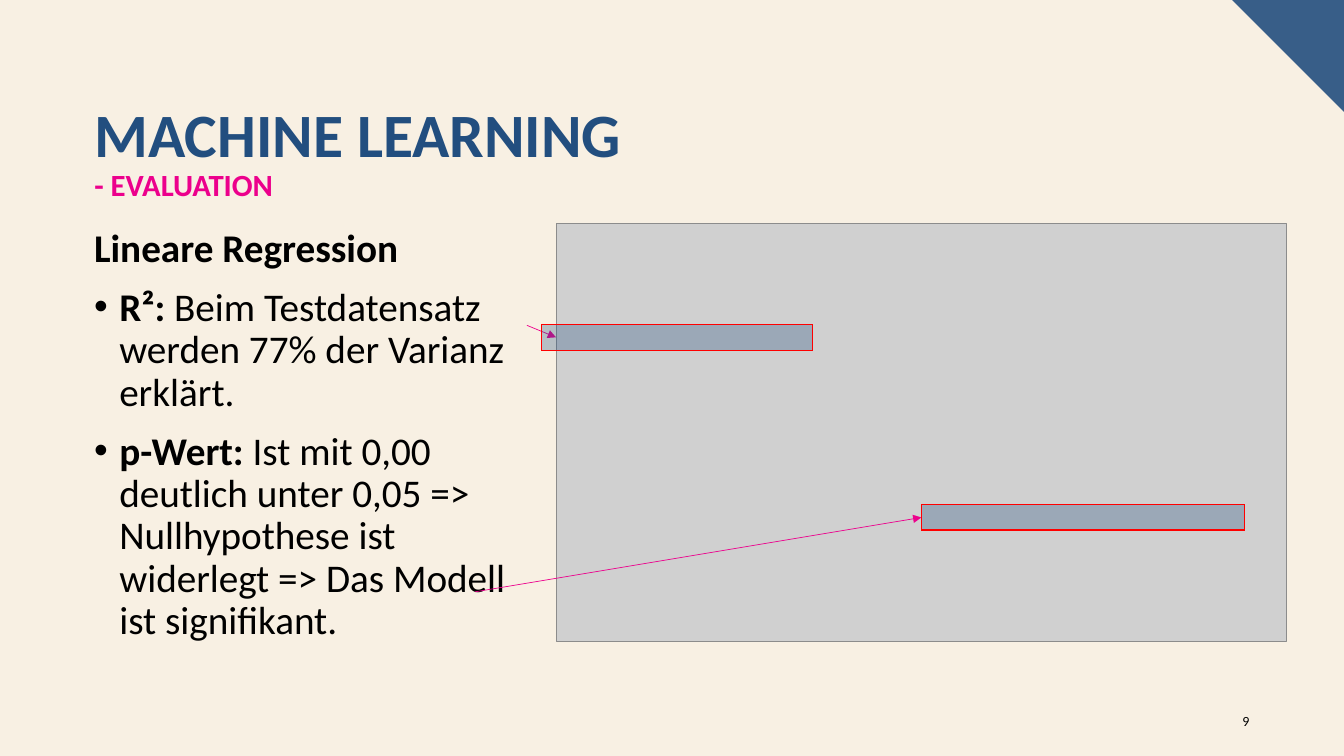
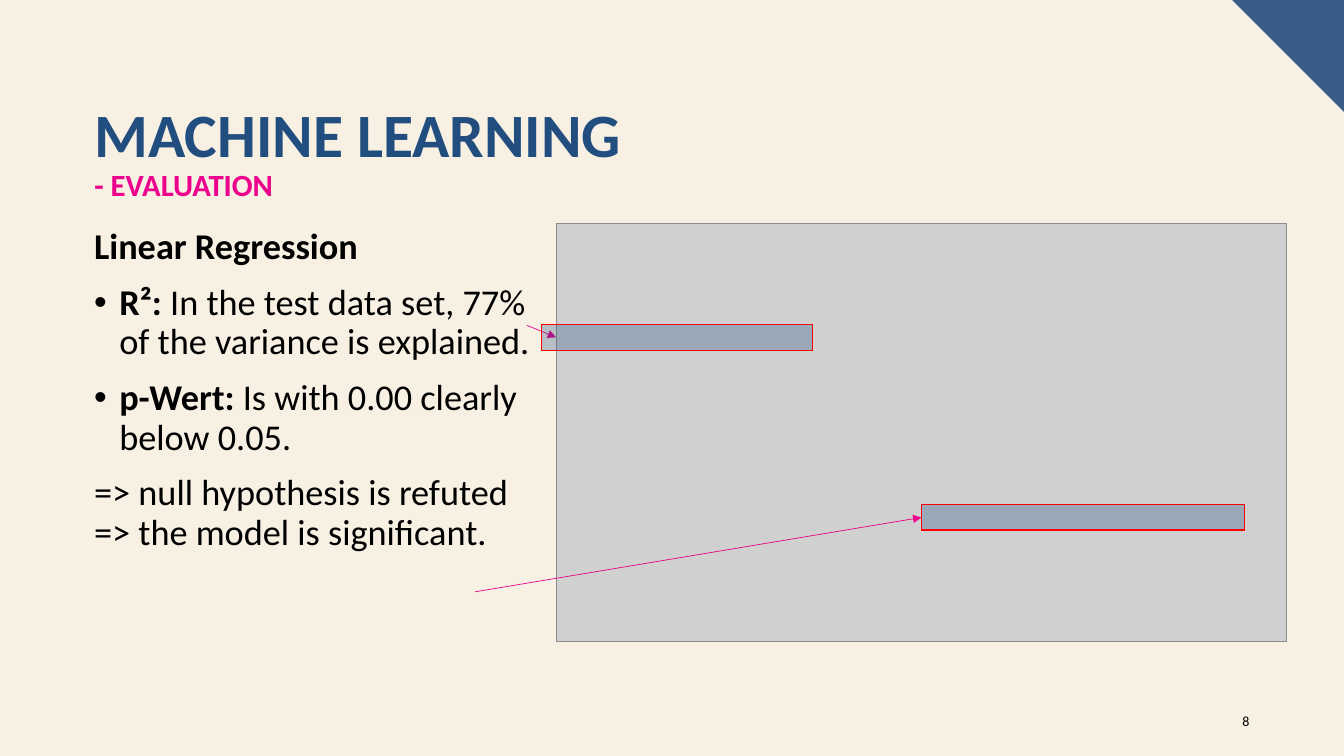
Before and after one commit to oliverschulz1983/Machine-learning-in-online-marketing-analysis-and-identification-of-optimisation-opportunities, a slide deck: slide 8 of Machine_Learning_in_Online_Marketing.pptx (slide 9 before the commit). Drawn at 1344x756 pixels with LibreOffice and Linux fonts; fonts in the diff are those of the drawing; grey boxes stand for pictures. Boxes give left, top, right and bottom in pixels: in the first picture for what was removed or moved away, otherwise in the second. Text is boxed around its words. In the diff, an @@ line names an element or a change of style, - is before the commit and + after.

```diff
--- a/Machine_Learning_in_Online_Marketing.pptx
+++ b/Machine_Learning_in_Online_Marketing.pptx
@@ text at <box>94,233,530,552</box>: text changed; size 28 to 25.9 pt @@
-Lineare Regression
-• R²: Beim Testdatensatz werden 77% der Varianz erklärt.
-• p-Wert: Ist mit 0,00 deutlich unter 0,05 => Nullhypothese ist widerlegt => Das Modell ist signifikant.
+Linear Regression
+• R²: In the test data set, 77% of the variance is explained.
+• p-Wert: Is with 0.00 clearly below 0.05.
+=> null hypothesis is refuted => the model is significant.
@@ page number at <box>1242,716,1249,726</box>: text changed @@
-9
+8
```
Also in this commit, not shown: 14 other slides changed, 2 slides added, 3 slides removed.
